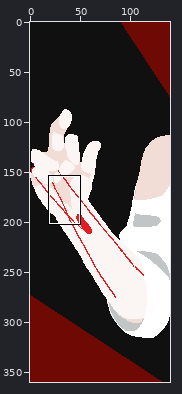
Edited in one commit: pixel-art file (aseprite/ui/class_puppeteer.aseprite). Above, an overview of the earlier version with the close-up marked.
Close-up. Before the commit:
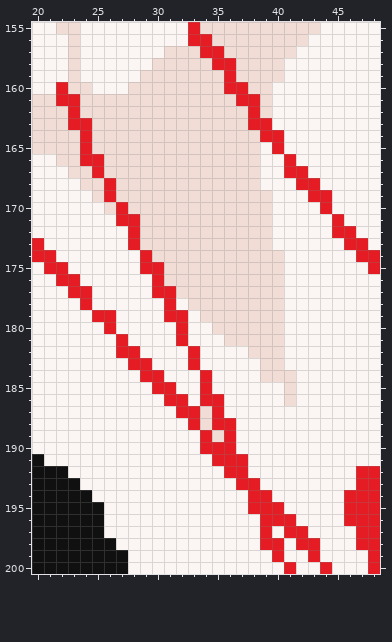
140x360 pixels, 1 frame. Shown: x 20..48, y 155..200.
And afterwards:
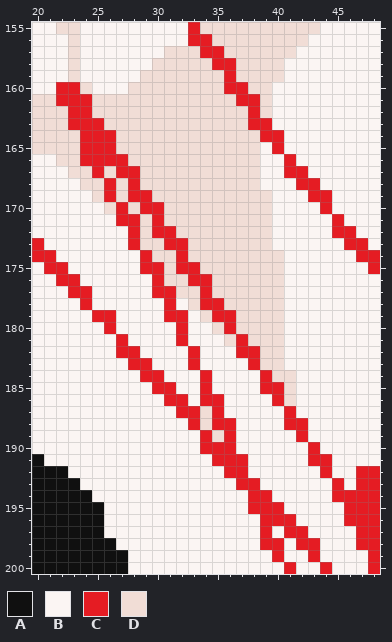
Palette (. is transparent): A #101010  B #fbf5f3  C #e51c23  D #f1ddd6
Difference:
--- layer "class_character"
@@ x 20..48 @@
 159 BBBDBBBBBDDDDDDDCDDDDBBBBBBBB
-160 BBCDDBBBDDDDDDDDCCDDBBBBBBBBB
-161 DDCCDDDDDDDDDDDDDCCDBBBBBBBBB
-162 DDDCDDDDDDDDDDDDDDCDBBBBBBBBB
-163 DDDCCDDDDDDDDDDDDDCCBBBBBBBBB
-164 DDDDCDDDDDDDDDDDDDDCCBBBBBBBB
-165 DDDDCDDDDDDDDDDDDDDBCBBBBBBBB
-166 BBDDCCDDDDDDDDDDDDDBBCBBBBBBB
-167 BBBDDCDDDDDDDDDDDDDBBCCBBBBBB
-168 BBBBDDCDDDDDDDDDDDDBBBCCBBBBB
-169 BBBBBDCDDDDDDDDDDDDDBBBCCBBBB
-170 BBBBBBDCDDDDDDDDDDDDBBBBCBBBB
-171 BBBBBBBCCDDDDDDDDDDDBBBBBCBBB
-172 BBBBBBBBCDDDDDDDDDDDBBBBBCCBB
-173 CBBBBBBBCDDDDDDDDDDDBBBBBBCCB
-174 CCBBBBBBBCDDDDDDDDDDDBBBBBBCC
-175 BCCBBBBBBCCDDDDDDDDDDBBBBBBBC
-176 BBCCBBBBBBCDDDDDDDDDDBBBBBBBB
-177 BBBCCBBBBBCCDDDDDDDDDBBBBBBBB
-178 BBBBCBBBBBBCBDDDDDDDDBBBBBBBB
-179 BBBBBCCBBBBCCBDDDDDDDBBBBBBBB
-180 BBBBBBCBBBBBCBBDDDDDDBBBBBBBB
-181 BBBBBBBCBBBBCBBBDDDDDBBBBBBBB
-182 BBBBBBBCCBBBBCBBBBDDDBBBBBBBB
-183 BBBBBBBBCCBBBCBBBBBDDBBBBBBBB
-184 BBBBBBBBBCCBBBCBBBBDDDBBBBBBB
-185 BBBBBBBBBBCCBBCBBBBBBDBBBBBBB
-186 BBBBBBBBBBBCCBCCBBBBBDBBBBBBB
-187 BBBBBBBBBBBBCCDCBBBBBBBBBBBBB
-188 BBBBBBBBBBBBBCDCCBBBBBBBBBBBB
-189 BBBBBBBBBBBBBBCDCBBBBBBBBBBBB
-190 BBBBBBBBBBBBBBCCCBBBBBBBBBBBB
-191 ABBBBBBBBBBBBBBCCCBBBBBBBBBBB
-192 AAABBBBBBBBBBBBBCCBBBBBBBBBCC
-193 AAAABBBBBBBBBBBBBCCBBBBBBBBCC
-194 AAAAABBBBBBBBBBBBBCCBBBBBBCCC
+160 BBCCDBBBDDDDDDDDCCDDBBBBBBBBB
+161 DDCCCDDDDDDDDDDDDCCDBBBBBBBBB
+162 DDDCCDDDDDDDDDDDDDCDBBBBBBBBB
+163 DDDCCCDDDDDDDDDDDDCCBBBBBBBBB
+164 DDDDCCCDDDDDDDDDDDDCCBBBBBBBB
+165 DDDDCCCDDDDDDDDDDDDBCBBBBBBBB
+166 BBDDCCCCDDDDDDDDDDDBBCBBBBBBB
+167 BBBDDCDCCDDDDDDDDDDBBCCBBBBBB
+168 BBBBDDCDCDDDDDDDDDDBBBCCBBBBB
+169 BBBBBDCDCCDDDDDDDDDDBBBCCBBBB
+170 BBBBBBDCDCCDDDDDDDDDBBBBCBBBB
+171 BBBBBBBCCDCDDDDDDDDDBBBBBCBBB
+172 BBBBBBBBCDCCDDDDDDDDBBBBBCCBB
+173 CBBBBBBBCDDCCDDDDDDDBBBBBBCCB
+174 CCBBBBBBBCDDCDDDDDDDDBBBBBBCC
+175 BCCBBBBBBCCDCCDDDDDDDBBBBBBBC
+176 BBCCBBBBBBCDDCCDDDDDDBBBBBBBB
+177 BBBCCBBBBBCCDDCDDDDDDBBBBBBBB
+178 BBBBCBBBBBBCBDCCDDDDDBBBBBBBB
+179 BBBBBCCBBBBCCBDCCDDDDBBBBBBBB
+180 BBBBBBCBBBBBCBBDCDDDDBBBBBBBB
+181 BBBBBBBCBBBBCBBBDCDDDBBBBBBBB
+182 BBBBBBBCCBBBBCBBBCCDDBBBBBBBB
+183 BBBBBBBBCCBBBCBBBBCDDBBBBBBBB
+184 BBBBBBBBBCCBBBCBBBBCDDBBBBBBB
+185 BBBBBBBBBBCCBBCBBBBCCDBBBBBBB
+186 BBBBBBBBBBBCCBCCBBBBCDBBBBBBB
+187 BBBBBBBBBBBBCCDCBBBBBCBBBBBBB
+188 BBBBBBBBBBBBBCDCCBBBBCCBBBBBB
+189 BBBBBBBBBBBBBBCDCBBBBBCBBBBBB
+190 BBBBBBBBBBBBBBCCCBBBBBBCBBBBB
+191 ABBBBBBBBBBBBBBCCCBBBBBCCBBBB
+192 AAABBBBBBBBBBBBBCCBBBBBBCBBCC
+193 AAAABBBBBBBBBBBBBCCBBBBBBCBCC
+194 AAAAABBBBBBBBBBBBBCCBBBBBCCCC
 195 AAAAAABBBBBBBBBBBBCCCBBBBBCCC
Pixel boxes of the changes (left, top, right, bottom) in both close-ups:
changed: (68, 82, 344, 502)
